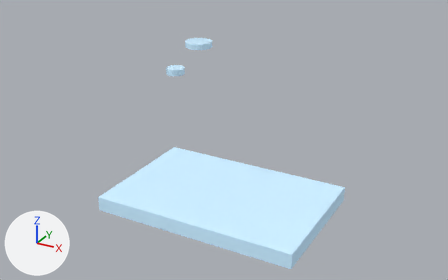
A saved change to the glTF model citadel_water.glb.
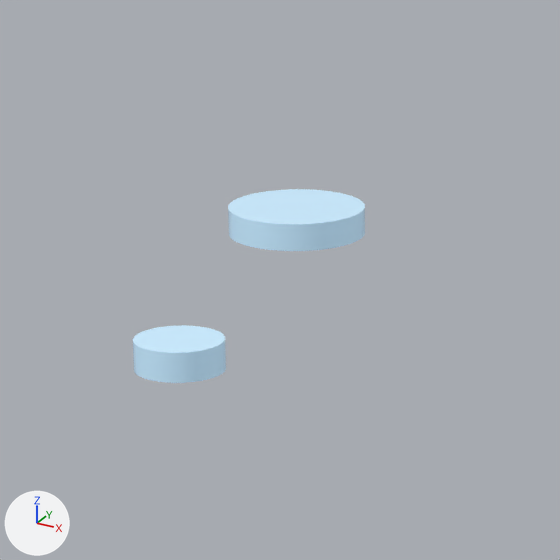
There are two pictures of each version: one whole from a 50 mm lens placed at (15.3, -43.7, 35.1), pointed at (-6.5, -4.2, 15.3), one close up on the part from 31% to 56% of the width and 0% to 40% of the height. Lighting does not change. The marker at lower left points along +X, +Y and +Z. The last two pictures show the newer version. Vertices at exactly the same position are counted once.

In view in the first close-up: 'water_pool_water'.
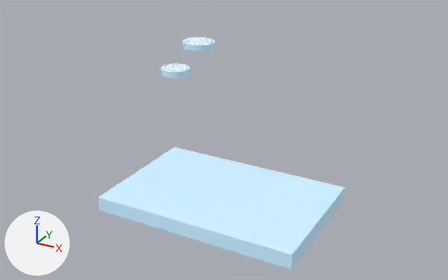
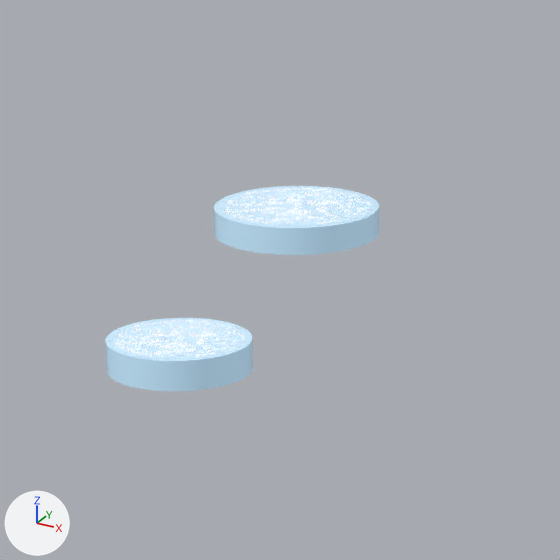
The change, as a list of edits to the scene's bpy script:
```text
Add img_foam_card:
    img_foam_card = load_image('foam_card', '_unpacked/foam_card', 1024, 1024, 'sRGB')
Add mat_foam_card:
    mat_foam_card = bpy.data.materials.new('Foam_Card')
    # uses the picture img_foam_card
Change me_water_pool_water:
    used by ob_water_pool_water; location = (0.0, 0.0, 0.0)
    remove me_water_pool_water.from_pydata(...)  # 168 vertices, 324 faces; spans x -19.6..5.9, y -20.0..13.1, z 17.1..18.2
    add me_water_pool_water.from_pydata(...)  # 168 vertices, 324 faces; spans x -20.0..5.9, y -20.0..13.4, z 17.1..18.2
    me_water_pool_water part 1: a new loose piece, a 40-sided cylinder along z spanning x -16.55..-13.85, y 1.05..3.75, z 17.65..18.22, in mat_pool_water (blue #ceefff, glowing dark blue #3f596f)
    me_water_pool_water part 2: a new loose piece, a 40-sided cylinder along z spanning x -19.95..-16.45, y 9.85..13.35, z 17.65..18.22, in mat_pool_water (blue #ceefff, glowing dark blue #3f596f)
    me_water_pool_water part 3: the loose piece of 80 vertices spanning x -16.0..-14.4, y 1.5..3.2, z 17.6..18.2 is deleted
    me_water_pool_water part 4: the loose piece of 80 vertices spanning x -19.6..-16.8, y 10.1..13.1, z 17.6..18.2 is deleted
Add me_water_foam_card_cards:
    me_water_foam_card_cards.from_pydata(...)  # 8 vertices, 4 faces; spans x -19.93..-13.87, y 1.07..13.33, z 18.23
    me_water_foam_card_cards.materials.append(mat_foam_card)
Add ob_water_foam_card_cards:
    ob_water_foam_card_cards = bpy.data.objects.new('water_foam_card_cards', me_water_foam_card_cards)
    ob_water_foam_card_cards.location = (0.0, 0.0, 0.0)
```

Pixel boxes [x1, y1, x2, y2] of what changed, in the close-ups (560 x 560 px):
'water_pool_water', reshaped: before [133, 189, 365, 383]; after [105, 186, 379, 391]
'water_foam_card_cards', added: after [115, 187, 371, 358]
part 1 of me_water_pool_water, added: after [105, 318, 253, 391]
part 2 of me_water_pool_water, added: after [214, 186, 379, 255]
part 3 of me_water_pool_water, deleted: before [133, 325, 226, 383]
part 4 of me_water_pool_water, deleted: before [228, 189, 365, 251]
